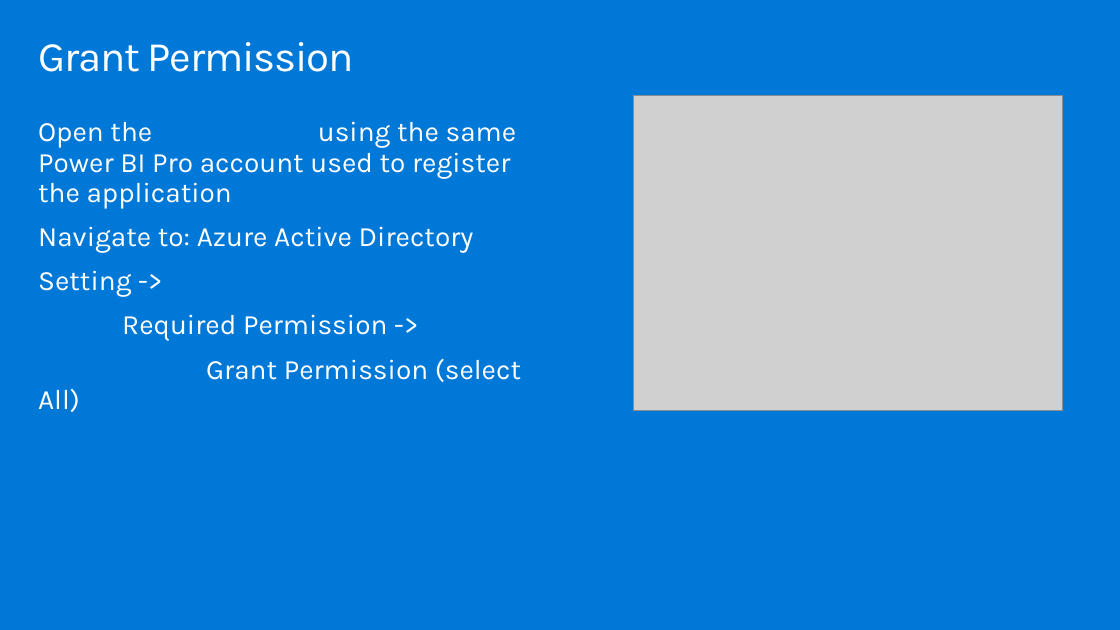
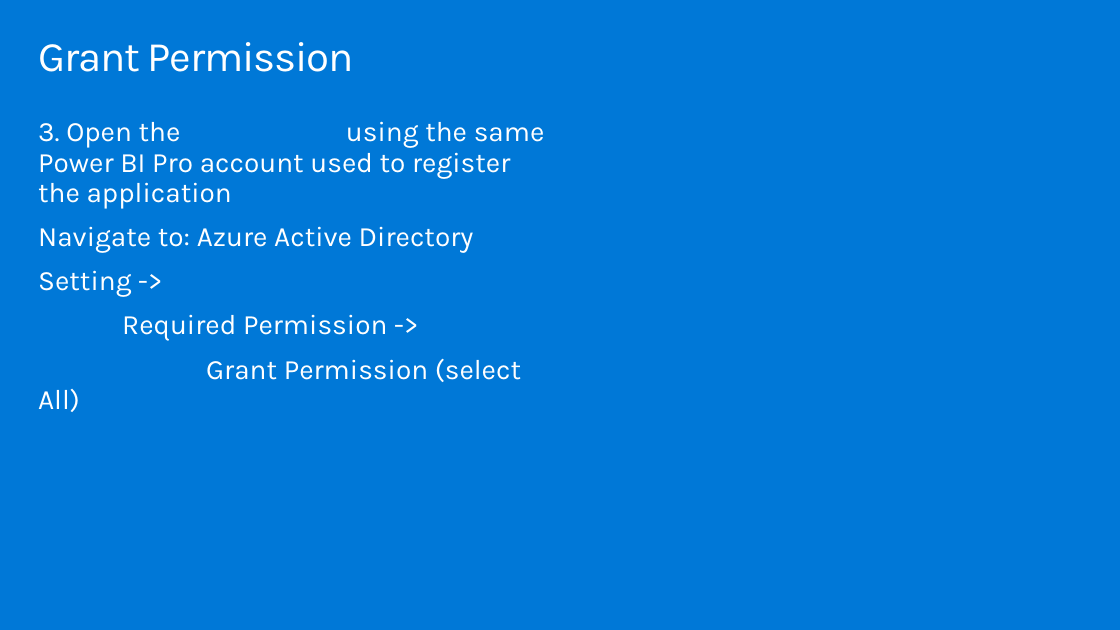
Before and after one commit to hnc198/AzurePowerBI, a slide deck: slide 6 of Hands-on Modules/Embedding/3. Getting Started.pptx. Drawn at 1120x630 pixels with LibreOffice and Linux fonts; fonts in the diff are those of the drawing; grey boxes stand for pictures. Boxes give left, top, right and bottom in pixels: in the first picture for what was removed or moved away, otherwise in the second. Text is boxed around its words. In the diff, an @@ line names an element or a change of style, - is before the commit and + after.

```diff
--- a/Hands-on Modules/Embedding/3. Getting Started.pptx
+++ b/Hands-on Modules/Embedding/3. Getting Started.pptx
@@ picture removed at (634, 96, 1063, 411) @@
@@ text at (38, 121, 545, 208): text changed @@
-Open the Azure Portal using the same Power BI Pro account used to register the application
+3. Open the Azure Portal using the same Power BI Pro account used to register the application
```
Also in this commit, not shown: 2 other slides changed, 1 slide removed, 4 other files.
